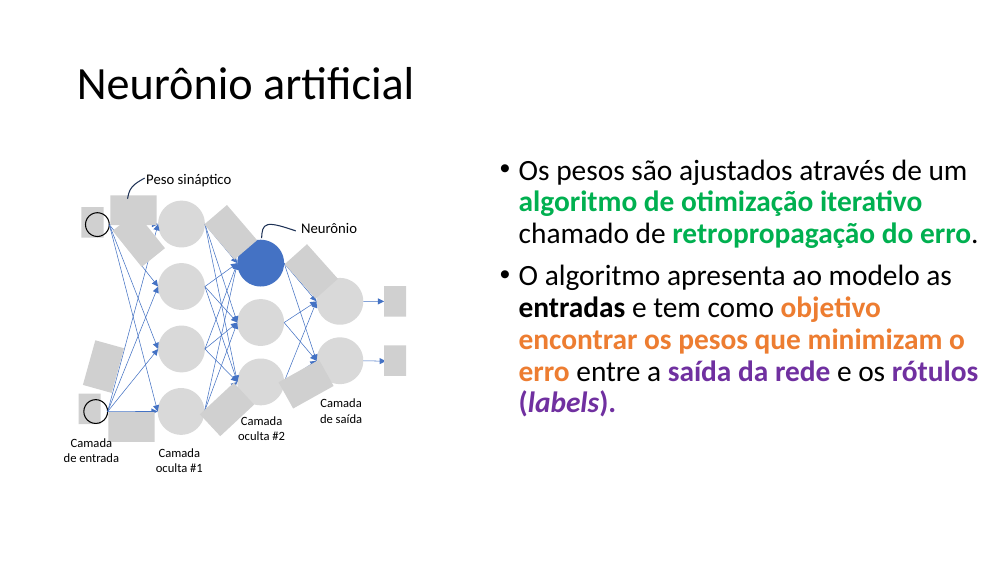
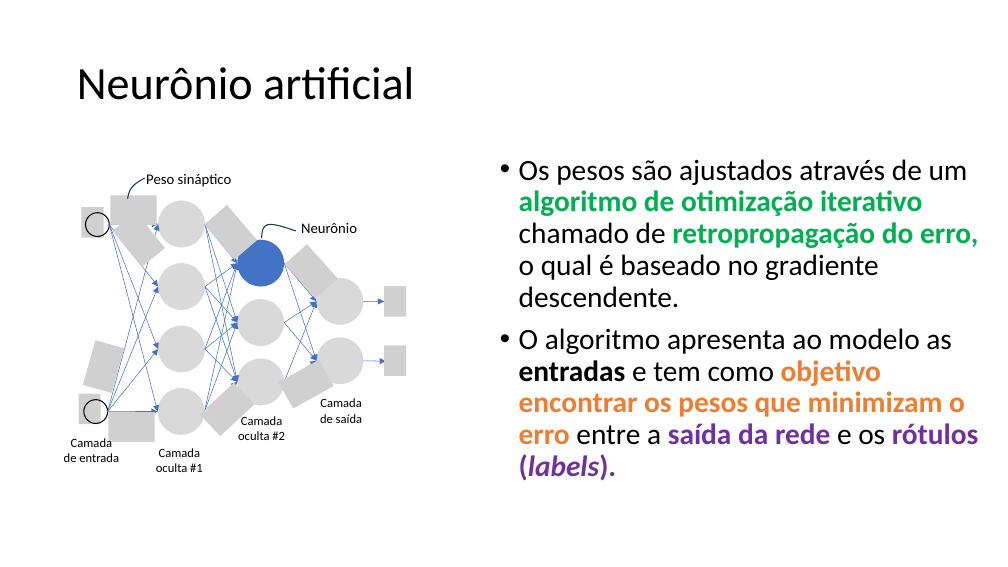
Before and after one commit to zz4fap/c24_inteligencia_artificial, a slide deck: slide 19 of slides/C24_MLP.pptx. Drawn at 1008x567 pixels with LibreOffice and Linux fonts; fonts in the diff are those of the drawing; grey boxes stand for pictures. Boxes give left, top, right and bottom in pixels: in the first picture for what was removed or moved away, otherwise in the second. Text is boxed around its words. In the diff, an @@ line names an element or a change of style, - is before the commit and + after.

```diff
--- a/slides/C24_MLP.pptx
+++ b/slides/C24_MLP.pptx
@@ text at bbox=[519, 159, 978, 308]: text changed; text colour #00B050 to #000000; bold off @@
-• Os pesos são ajustados através de um algoritmo de otimização iterativo chamado de retropropagação do erro.
+• Os pesos são ajustados através de um algoritmo de otimização iterativo chamado de retropropagação do erro, o qual é baseado no gradiente descendente.
```
Also in this commit, not shown: 7 other slides changed.
